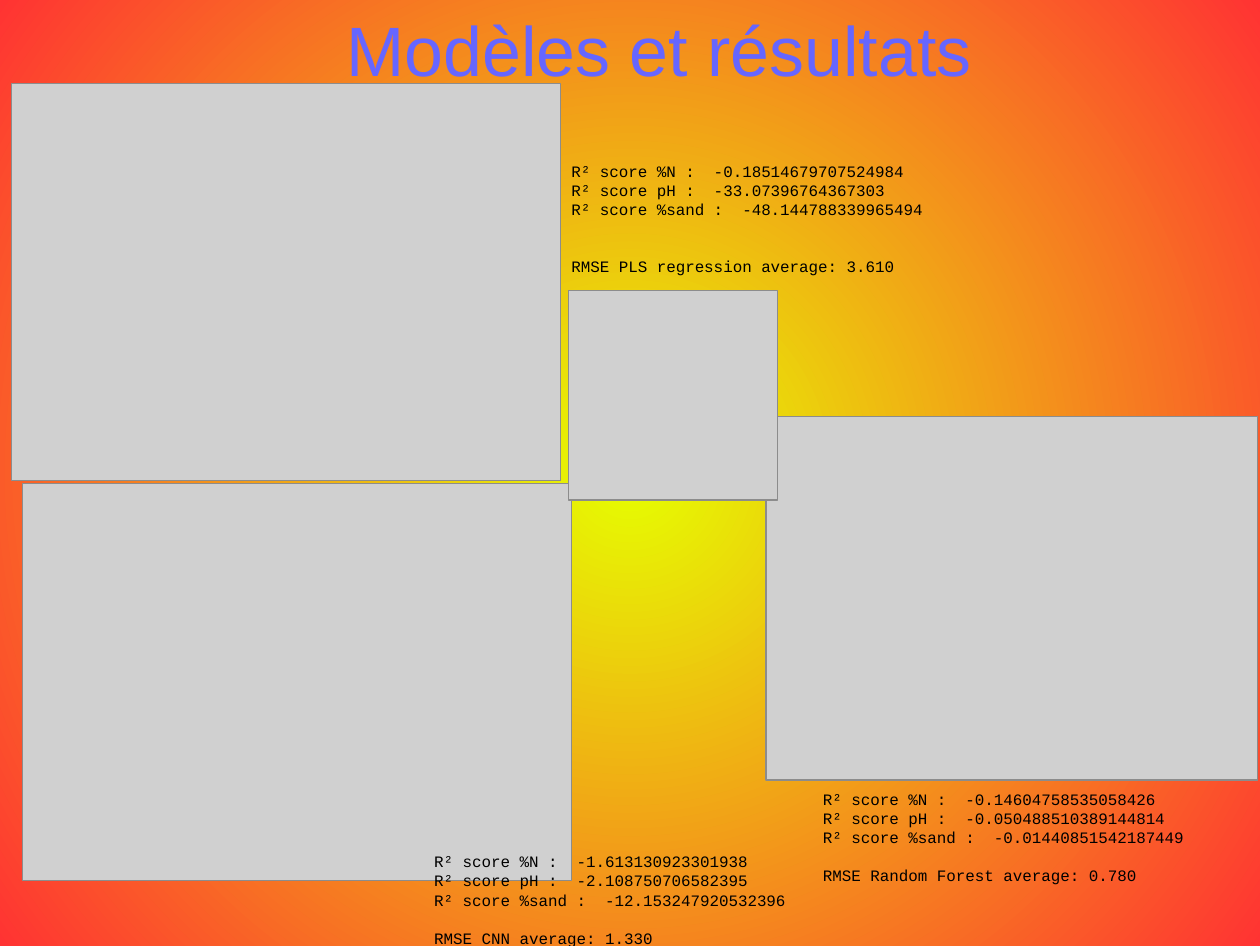
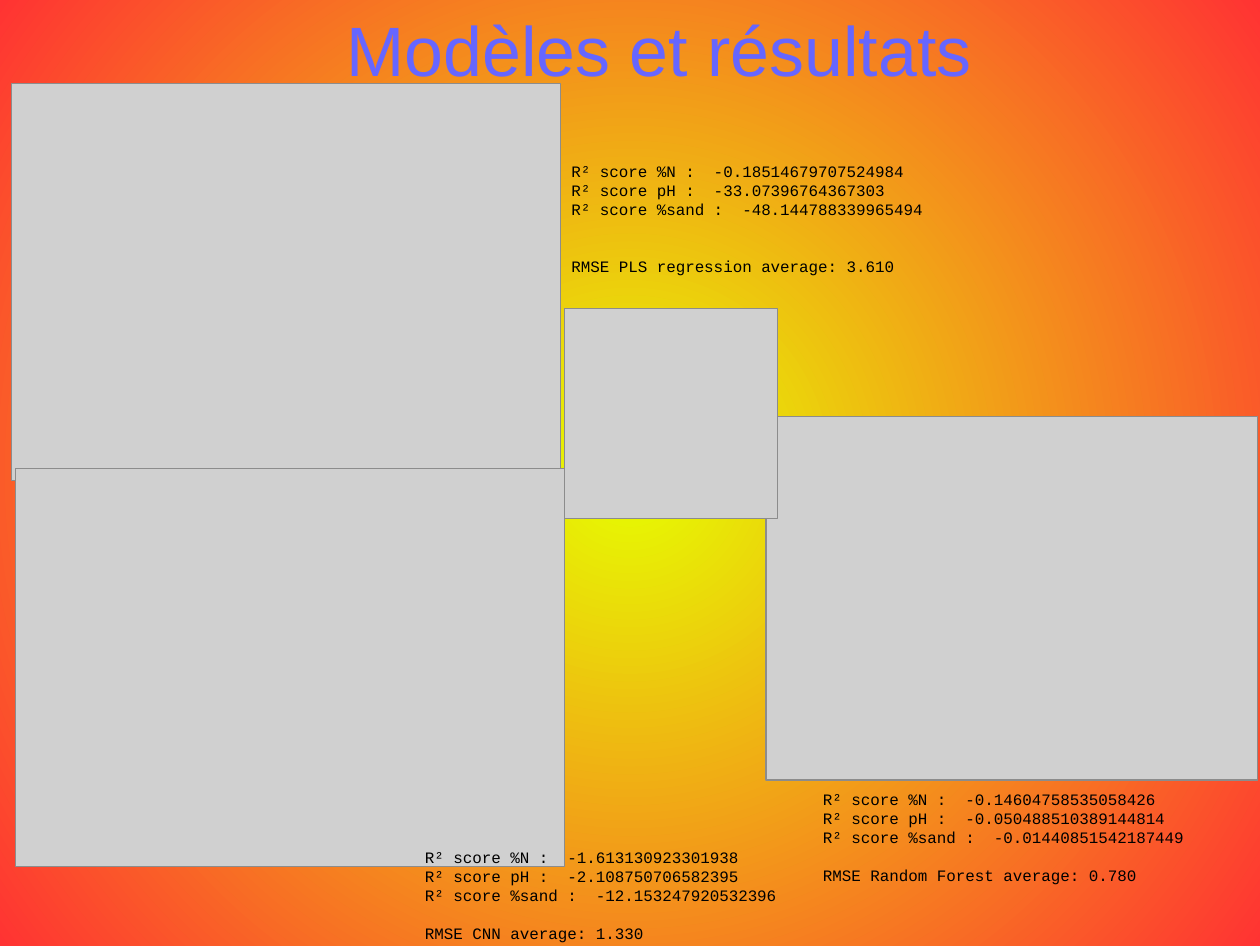
Before and after one commit to opsabarsec/African-soil-chemistry, a slide deck: slide 21 of documents/P7_presentation.odp. Drawn at 1260x946 pixels with LibreOffice and Linux fonts; fonts in the diff are those of the drawing; grey boxes stand for pictures. Boxes give left, top, right and bottom in pixels: in the first picture for what was removed or moved away, otherwise in the second. Text is boxed around its words. In the diff, an @@ line names an element or a change of style, - is before the commit and + after.

```diff
--- a/documents/P7_presentation.odp
+++ b/documents/P7_presentation.odp
@@ picture: place and size @@
-picture at (568,290,777,500)
+picture at (565,309,777,519)
@@ picture: place and size @@
-picture at (23,484,572,880)
+picture at (16,469,565,866)
@@ text "R² score %N : -1.613130923301938": place and size @@
-text "R² score %N : -1.613130923301938" at (434,856,785,946)
+text "R² score %N : -1.613130923301938" at (425,852,776,943)
```
Also in this commit, not shown: 4 other slides changed, 6 other files.
